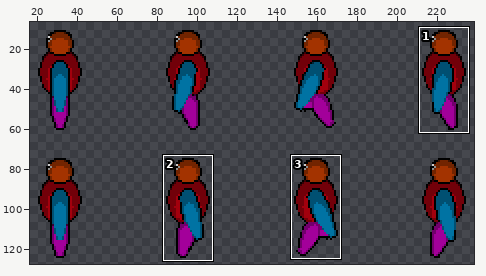
One commit to this sprite sheet: samples/bigboi/render/bigboi_spritesheet_side.png. Above: a wide view before the commit, with the close-up outlined.
Close-up. Before the commit:
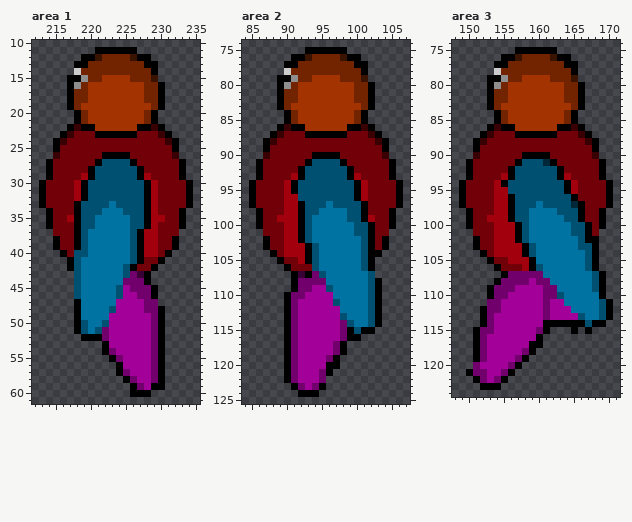
The file is 256x128 pixels. Shown: area 1: x 212..235, y 10..61; area 2: x 84..107, y 74..125; area 3: x 148..171, y 74..124. The wide view leaves out empty margins. The commit also changed other parts of the picture, which this record leaves out.
Once edited:
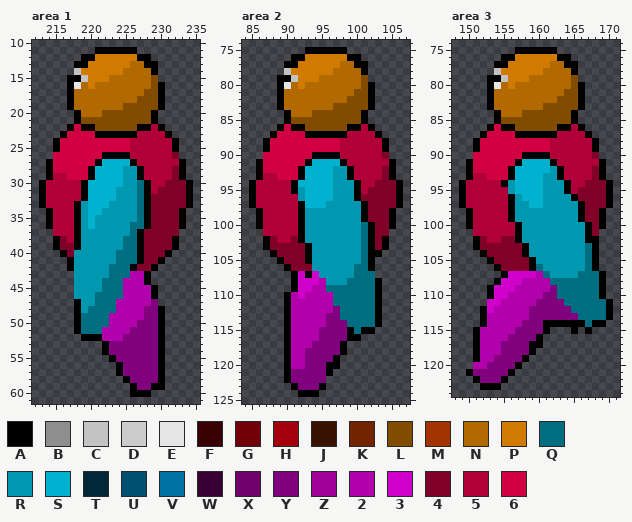
Palette (. is transparent): A #000000  B #8e8e8e  C #c3c3c3  D #cccccc  E #e6e6e6  F #390004  G #720009  H #a3000d  J #391200  K #722400  L #814c00  M #a33300  N #b16900  P #d07b00  Q #006e81  R #0097b1  S #00b1d0  T #002839  U #005072  V #0073a3  W #390036  X #72006c  Y #81007e  Z #a3009a  2 #b100ac  3 #d000cb  4 #810029  5 #b10039  6 #d00043
Edits made:
Changed rows in their new state; - is an unchanged pixel.
Area 1:
first column x 214:
12 -------PPPPPP-------
13 ------PPPPPPNN------
14 ----CPPPPPPNNNN-----
15 -----CPPPNNNNNNL----
16 ----ENPNNNNNNNNL----
17 ----NNNNNNNNNNLL----
18 ----NNNNNNNNNLLL----
19 ----NNNNNNNLLLLL----
20 -----NNNLLLLLLL-----
21 -----LLLLLLLLLL-----
22 ----6--LLLLLL--5----
23 ---6666------5555---
24 --6666666666555555--
25 --6666666666555555--
26 -6666666----5555554-
27 -666666-SSSS-555555-
28 -66666-SSSSRR-55554-
29 -55666-SSSSRR-55554-
30 55555-SSSSSRRQ-55444
31 55555-SSSSRRRQ-54444
32 55555-SSSSRRRQ-44444
33 5555-RSSSRRRRQ-44444
34 -555-RSSRRRRRQ-4444-
35 -555-RSRRRRRRQ-4444-
36 -555-RSRRRRRQQ-4444-
37 -555-RRRRRRRQ-44444-
38 --45-RRRRRRQQ-4444--
39 --44-RRRRRRQQ-4444--
40 ---4RRRRRRQQQ-444---
41 ----RRRRRRQQQ-44----
42 ----RRRRRQQQ-44-----
43 ----RRRRRQQQ22------
44 ----RRRRQQQ222------
45 ----RRRRQQQ2222-----
46 ----RRRQQQQ2222-----
47 -----RRQQQ22222Y----
48 -----RQQQQ2222YY----
49 -----QQQQ22222YY----
50 -----QQQQ2222YYY----
51 -----QQQ2222YYYY----
52 --------222YYYYY----
53 ---------YYYYYYY----
54 ---------YYYYYYY----
55 ----------YYYYYY----
56 -----------YYYYY----
57 -----------YYYYY----
58 ------------YYYY----
59 -------------YY-----
Area 2:
first column x 86:
 76 -------PPPPPP-------
 77 ------PPPPPPNN------
 78 ----CPPPPPPNNNN-----
 79 -----CPPPNNNNNNL----
 80 ----ENPNNNNNNNNL----
 81 ----NNNNNNNNNNLL----
 82 ----NNNNNNNNNLLL----
 83 ----NNNNNNNLLLLL----
 84 -----NNNLLLLLLL-----
 85 -----LLLLLLLLLL-----
 86 ----6--LLLLLL--5----
 87 ---6666------5555---
 88 --6666666666555555--
 89 --6666666666555555--
 90 -6666666----5555554-
 91 -666666-SSSS-555555-
 92 -66666-SSSSRR-55554-
 93 -55666-SSSSRR-55554-
 94 55555-SSSSSRRR-55444
 95 55555-RSSSSRRR-54444
 96 555555RSSSSRRR-44444
 97 555555-SSSRRRRR-4444
 98 -55555-RRRRRRRR-444-
 99 -55555-RRRRRRRR-444-
100 -55555-RRRRRRRRQ-44-
101 -55555-RRRRRRRRQ-44-
102 --4554-RRRRRRRRQ-4--
103 --44444-RRRRRRRQ-4--
104 ---4444-RRRRRRRQ----
105 ----444-RRRRRRRQ----
106 -----444RRRRRRQQ----
107 ------3-3RRRRRQQQ---
108 ------3332RRRQQQQ---
109 ------3322QQQQQQQ---
110 -----232222QQQQQQ---
111 -----222222QQQQQQ---
112 -----222222YQQQQQ---
113 -----22222YYQQQQQ---
114 -----22222YYYQQQQ---
115 -----2222YYYY-Q-----
116 -----2222YYYY-------
117 -----222YYYY--------
118 -----22YYYYY--------
119 -----22YYYY---------
120 -----22YYY----------
121 -----YYYYY----------
122 -----YYYYY----------
123 ------YYY-----------
Area 3:
first column x 150:
 76 -------PPPPPP-------
 77 ------PPPPPPNN------
 78 ----CPPPPPPNNNN-----
 79 -----CPPPNNNNNNL----
 80 ----ENPNNNNNNNNL----
 81 ----NNNNNNNNNNLL----
 82 ----NNNNNNNNNLLL----
 83 ----NNNNNNNLLLLL----
 84 -----NNNLLLLLLL-----
 85 -----LLLLLLLLLL-----
 86 ----6--LLLLLL--5----
 87 ---6666------5555---
 88 --6666666666555555--
 89 --6666666666555555--
 90 -6666666----5555554-
 91 -666666-SSSS-555555-
 92 -66666-SSSSSR-55554-
 93 -55666-SSSSRR-55554-
 94 55555-RSSSSRRR-55444
 95 555555RSSSSRRR-54444
 96 555555-RSSSRRRR-4444
 97 555555-RRSSRRRRR-444
 98 -55555-RRRRRRRRR-44-
 99 -55555-RRRRRRRRR-44-
100 -555555-RRRRRRRRR-4-
101 -555555-RRRRRRRRR-4-
102 --45544-RRRRRRRRR---
103 --444444-RRRRRRRRQ--
104 ---44444-RRRRRRRRQ--
105 ----44444-RRRRRRRQ--
106 -----4444-QRRRRRRQ--
107 ------33332QRRRRQQQ-
108 -----3332222QQQQQQQ-
109 ----33322222YQQQQQQ-
110 ----3322222YYQQQQQQ-
111 ---3322222YYYYQQQQQQ
112 ---322222YYYYYYQQQQQ
113 ---222222YYYYYYYQQQQ
114 ---22222YYY------Q--
115 --22222YYYY---------
116 --2222YYYY----------
117 --222YYYY-----------
118 --222YYYY-----------
119 --22YYYY------------
120 -22YYYY-------------
121 -YYYYY--------------
122 --YYY---------------
